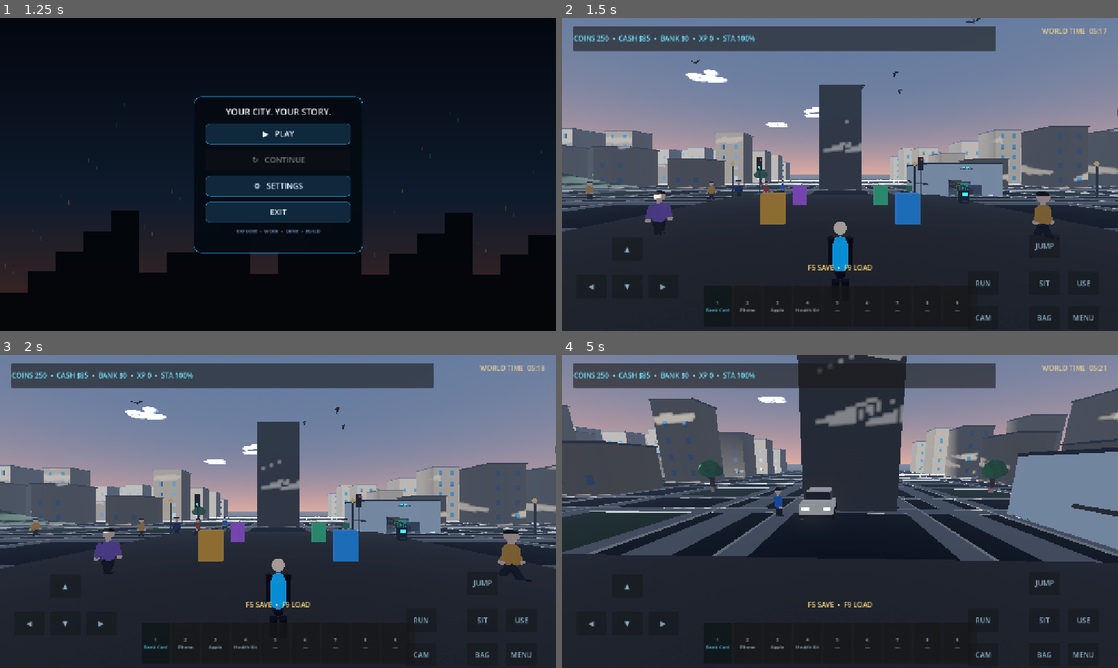
Above: before the commit, frames 1-4 (two rows, left to right).
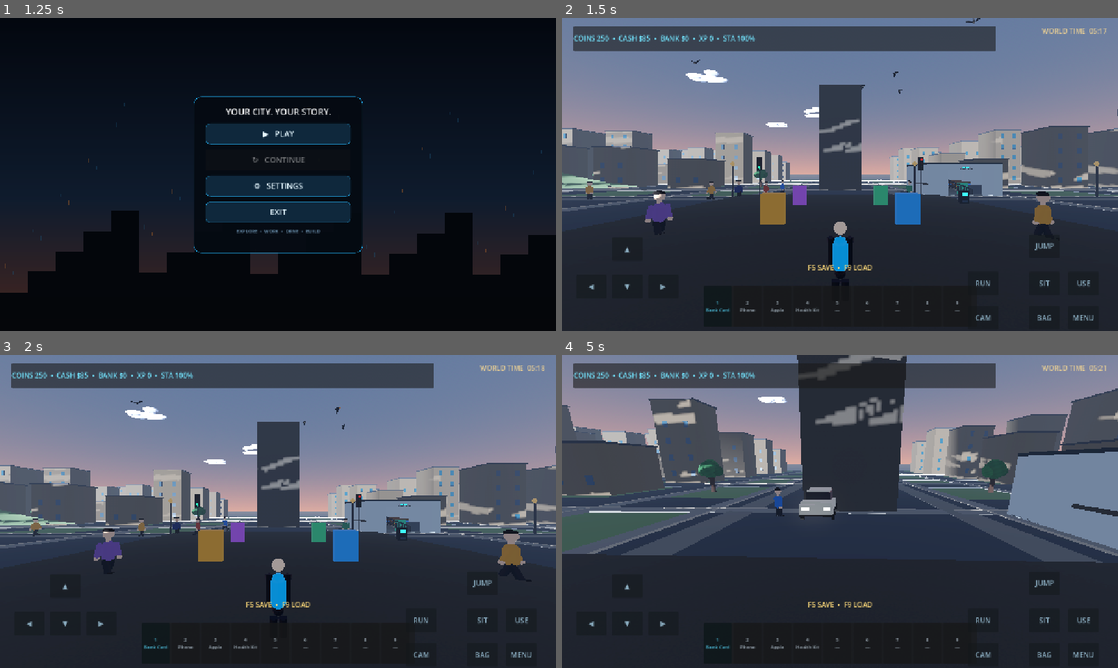
Above: after the commit, the same moments.

Repository: arezosaleh040-wq/Stickman
Game: Godot game, scene res://scenes/main.tscn
Same seed, same stepped clock (60 frames per second), same inputs: the game is played once before the commit and once after it.
Inputs (mouse positions are in pixels of both pictures, inside the frame that each line leads up to):
- Up to frame 1 (1.25 s): click "▲" at 0.5 s
- Up to frame 2 (1.5 s): click "▶ PLAY" at 1.25 s
- Up to frame 3 (2 s): no input
- Up to frame 4 (5 s): tap Enter at 2 s; move the mouse to (867, 511) at 2.02 s; hold Ctrl (crouch) 2.03-2.78 s; hold W (move_forward) from 2.03 s (still down); click (867, 511) at 2.17 s; tap Space (jump) at 2.27, 2.57, 3.02, 3.32, 4.52, 4.82 s; move the mouse to (812, 511) at 2.77 s; tap Shift (sprint) at 2.85 s; move the mouse to (851, 505) at 3.52 s; tap V at 3.6 s; move the mouse to (834, 517) at 4.27 s; tap E at 4.35 s; click (834, 517) at 4.42 s

Frame 1 is identical in both runs. In frame 2, 3.4% of the frame differs, in the area x 0-100%, y 32-69%; in frame 3, 3.3%; in frame 4, 13%, in the area x 0-100%, y 0-67%.
Error in both runs: Invalid call. Nonexistent 'float' constructor. (res://scripts/player.gd:307)

Commit message:
Remove dark terrain banding and simplify sidewalks

Diff:
--- a/scripts/world.gd
+++ b/scripts/world.gd
@@ -92,8 +92,8 @@
 	_update_traffic(delta)
 
 func _create_surface_materials() -> void:
-	terrain_material = _noise_material(Color(0.34, 0.43, 0.29), 0.98, 0.055, 5, 512)
-	asphalt_material = _noise_material(Color(0.19, 0.21, 0.23), 0.96, 0.12, 3, 512)
+	terrain_material = _mat(Color(0.36, 0.45, 0.31), 0.98)
+	asphalt_material = _mat(Color(0.23, 0.25, 0.27), 0.98)
 	bark_material = _noise_material(Color(0.34, 0.20, 0.11), 1.0, 0.19, 4, 256)
 	plaster_material = _noise_material(Color(0.66, 0.57, 0.43), 0.92, 0.085, 4, 512)
 	stone_material = _noise_material(Color(0.43, 0.41, 0.37), 0.94, 0.14, 4, 512)
@@ -453,20 +453,17 @@
 
 
 func _create_city_streets() -> void:
-	var sidewalk := _mat(Color(0.39,0.39,0.37),0.94)
+	var sidewalk := _mat(Color(0.43,0.43,0.41),0.96)
 	var curb := _mat(Color(0.57,0.54,0.48),0.9)
 	for index in range(-5,6):
 		var offset := float(index)*16.0+8.0
 		_add_road_surface(Vector3(offset,0.035,0),Vector3(5.2,0.07,220),asphalt_material,"StreetV_%d"%index)
 		_add_road_surface(Vector3(0,0.035,offset),Vector3(220,0.07,5.2),asphalt_material,"StreetH_%d"%index)
-		for side in [-1.0,1.0]:
-			_add_road_surface(Vector3(offset+side*3.25,0.055,0),Vector3(1.25,0.11,220),sidewalk,"WalkV_%d_%d"%[index,int(side)])
-			_add_road_surface(Vector3(0,0.055,offset+side*3.25),Vector3(220,0.11,1.25),sidewalk,"WalkH_%d_%d"%[index,int(side)])
-			_add_road_surface(Vector3(offset+side*2.58,0.075,0),Vector3(0.12,0.15,220),curb,"CurbV_%d_%d"%[index,int(side)])
-			_add_road_surface(Vector3(0,0.075,offset+side*2.58),Vector3(220,0.15,0.12),curb,"CurbH_%d_%d"%[index,int(side)])
-	for side in [-1.0,1.0]:
-		_add_road_surface(Vector3(side*8.25,0.055,0),Vector3(2.0,0.11,220),sidewalk,"MainWalkV")
-		_add_road_surface(Vector3(0,0.055,side*8.25),Vector3(220,0.11,2.0),sidewalk,"MainWalkH")
+		var side := 1.0 if index % 2 == 0 else -1.0
+		_add_road_surface(Vector3(offset+side*3.25,0.055,0),Vector3(1.35,0.11,220),sidewalk,"WalkV_%d"%index)
+		_add_road_surface(Vector3(0,0.055,offset+side*3.25),Vector3(220,0.11,1.35),sidewalk,"WalkH_%d"%index)
+		_add_road_surface(Vector3(offset+side*2.58,0.075,0),Vector3(0.12,0.15,220),curb,"CurbV_%d"%index)
+		_add_road_surface(Vector3(0,0.075,offset+side*2.58),Vector3(220,0.15,0.12),curb,"CurbH_%d"%index)
 
 
 func _add_road_surface(pos: Vector3, dimensions: Vector3, material: Material, label: String) -> void:
